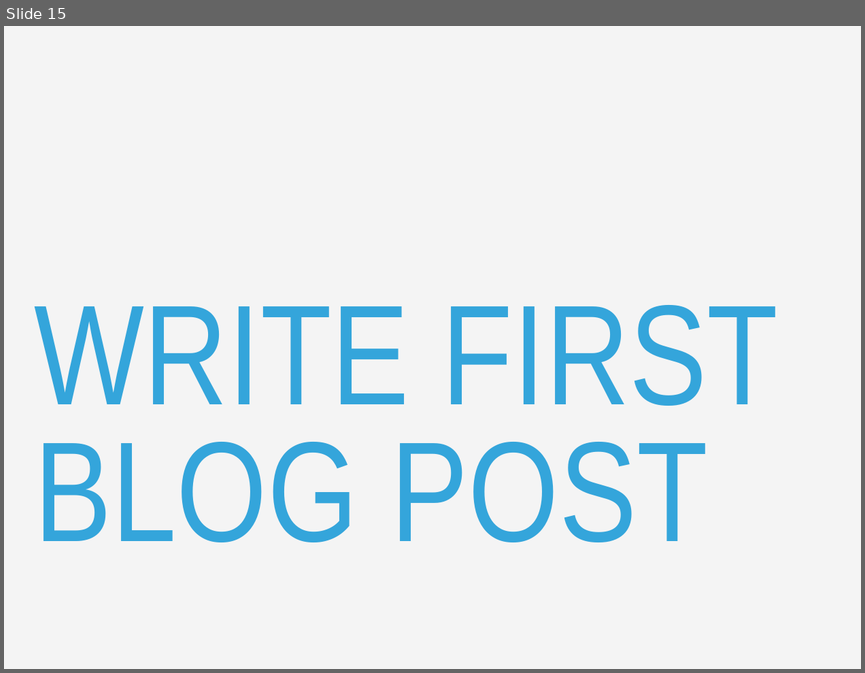
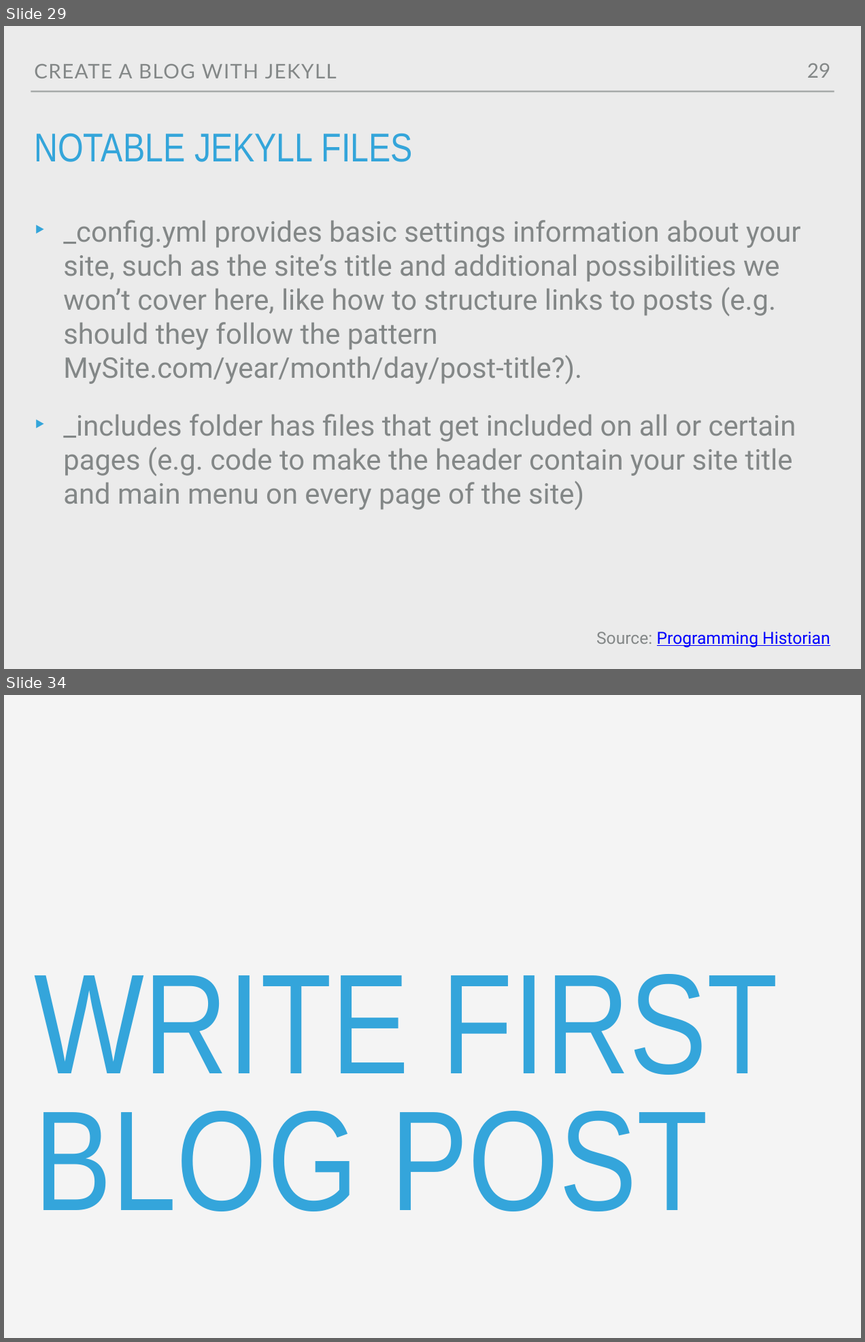
Before and after one commit to M0nica/codeland-workshop, a slide deck: codeland2018.pptx. Shown one above the other, each under a label of ours: slide 15 before the commit, slides 29 and 34 after it; the slides between them are not shown. The pictures are 865x673 and 865x1342 pixels, drawn with LibreOffice and Linux fonts; fonts in the diff are those of the drawing; background and template pictures are left out. Boxes give left, top, right and bottom in pixels: in the first picture for what was removed or moved away, otherwise in the second. Text is boxed around its words. In the diff, an @@ line names an element or a change of style, - is before the commit and + after.

```diff
--- a/codeland2018.pptx
+++ b/codeland2018.pptx
@@ slide 29 added at [4,26,861,669], background #EBEBEB @@
@@ text added at [34,64,337,78], 24 pt, text #838787 @@
+CREATE A BLOG WITH JEKYLL
@@ page number added at [807,63,830,78], 24 pt, text #838787 @@
+29
@@ line added from (31, 92) to (834, 92), #A6AAA9 2 pt @@
@@ title added at [34,133,413,162], 48 pt, text #34A5DA @@
+NOTABLE JEKYLL FILES
@@ text added at [63,220,800,509], 34 pt, text #838787 @@
+‣ _config.yml provides basic settings information about your site, such as the site’s title and additional possibilities we won’t cover here, like how to structure links to posts (e.g. should they follow the pattern MySite.com/year/month/day/post-title?).
+‣ _includes folder has files that get included on all or certain pages (e.g. code to make the header contain your site title and main menu on every page of the site)
@@ text added at [596,631,830,647], 20 pt, text #0000FF, underline @@
+Source: Programming Historian
@@ what was slide 15 is now slide 34 @@
```
Also in this commit, not shown: 9 slides changed, 41 other slides added, 11 other files.
